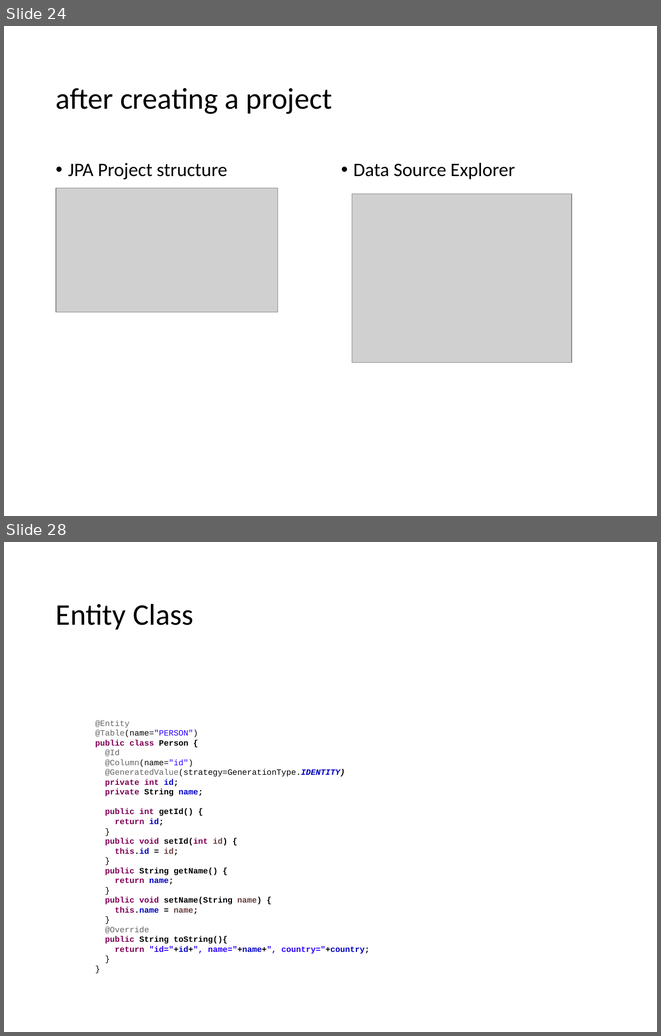
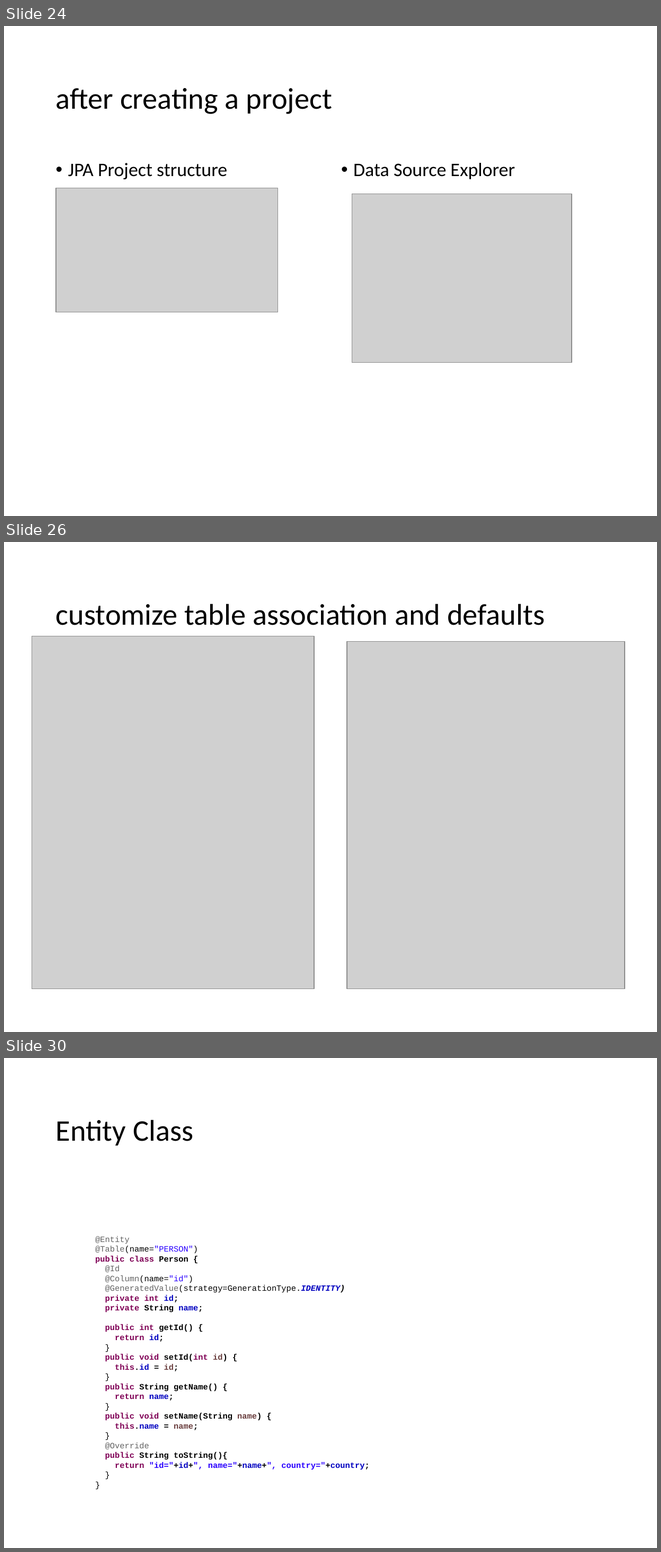
Before and after one commit to lawren43/mytest-repo, a slide deck: test-springmvc/doc/1.JPA Introduction.pptx. Shown one above the other, each under a label of ours: slides 24 and 28 before the commit, slides 24, 26 and 30 after it; the slides between them are not shown. The pictures are 661x1036 and 661x1552 pixels, drawn with LibreOffice and Linux fonts; fonts in the diff are those of the drawing; grey boxes stand for pictures. Boxes give left, top, right and bottom in pixels: in the first picture for what was removed or moved away, otherwise in the second. Text is boxed around its words. In the diff, an @@ line names an element or a change of style, - is before the commit and + after.

```diff
--- a/test-springmvc/doc/1.JPA Introduction.pptx
+++ b/test-springmvc/doc/1.JPA Introduction.pptx
@@ slide 26 added at (x1=4, y1=542, x2=657, y2=1032), background #FFFFFF @@
@@ title added at (x1=56, y1=603, x2=545, y2=625), 33 pt, text #000000 @@
+customize table association and defaults
@@ picture added at (x1=32, y1=636, x2=314, y2=989) @@
@@ picture added at (x1=347, y1=641, x2=624, y2=988) @@
@@ what was slide 28 is now slide 30 @@
```
Also in this commit, not shown: 3 slides changed, 1 other slide added.
